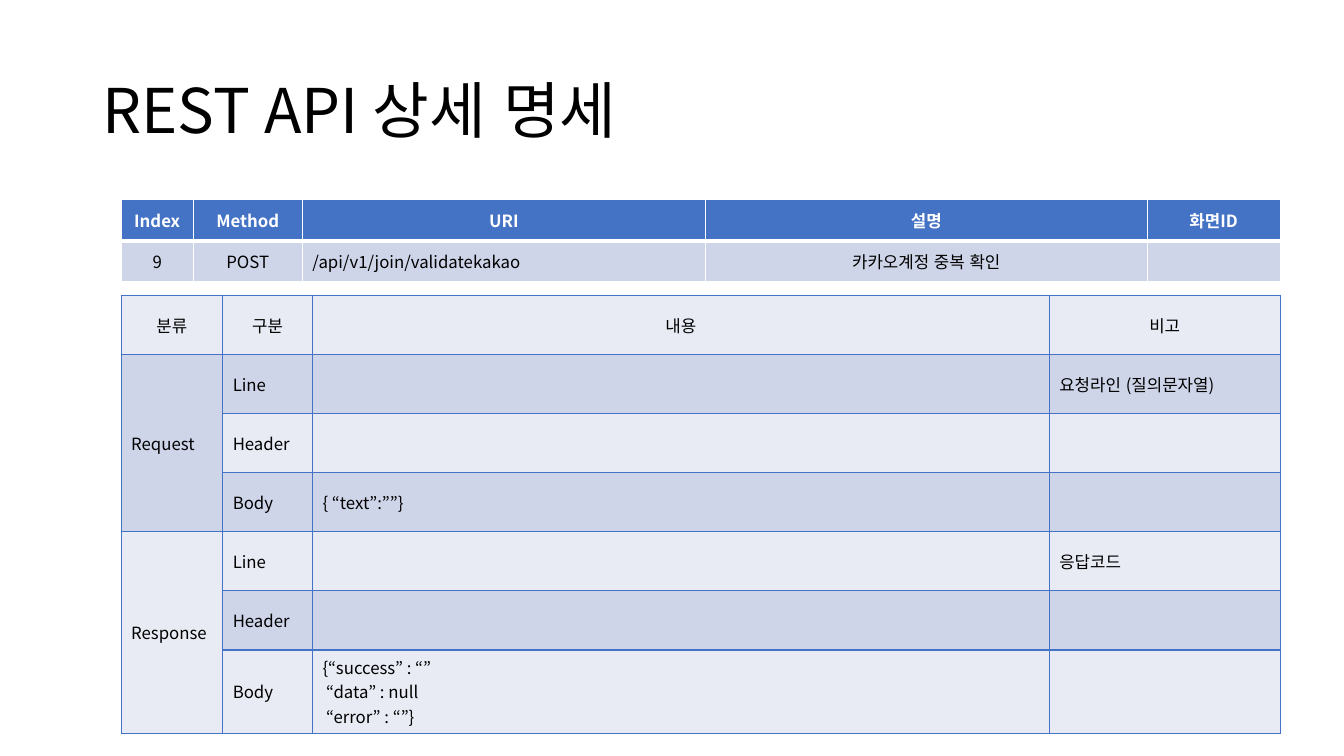
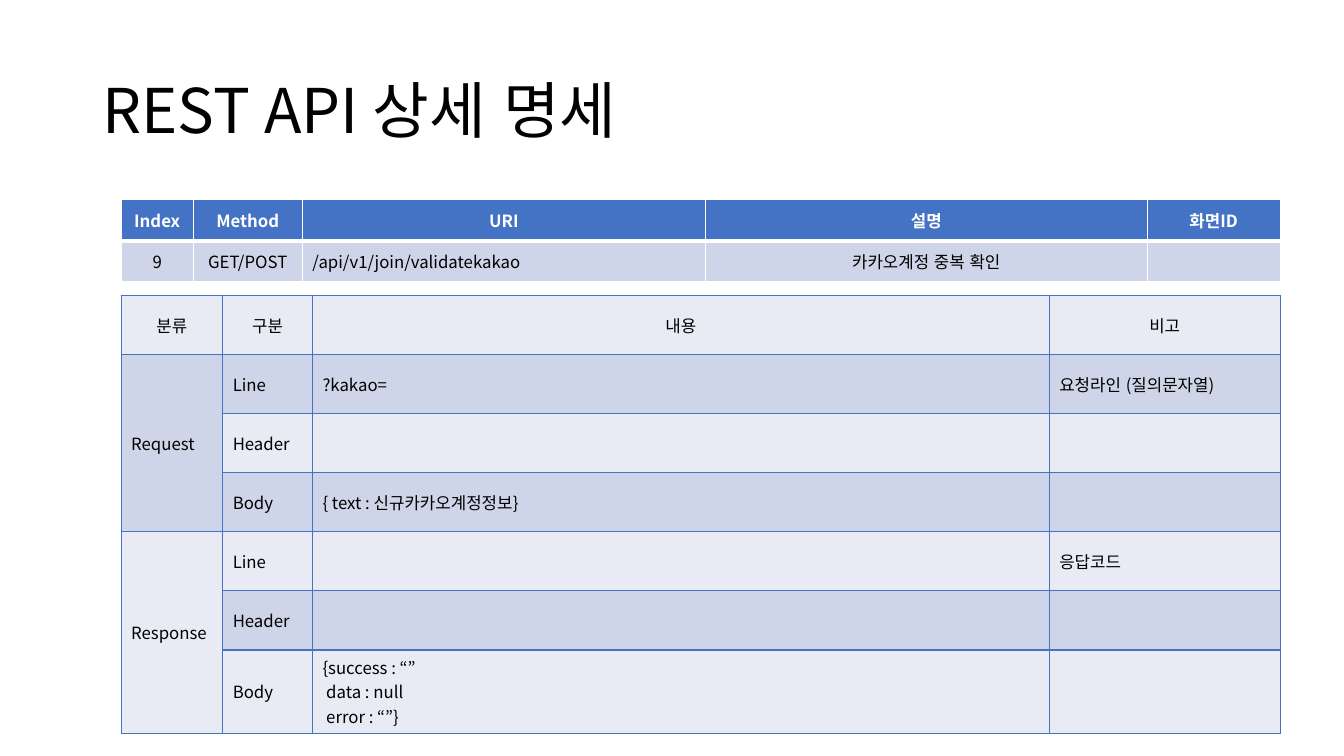
Before and after one commit to sujidaddy/workspace_miniproject, a slide deck: slide 31 of 미니프로젝트계획서제출용.pptx. Drawn at 1344x756 pixels with LibreOffice and Linux fonts; fonts in the diff are those of the drawing. Boxes give left, top, right and bottom in pixels: in the first picture for what was removed or moved away, otherwise in the second. Text is boxed around its words. In the diff, an @@ line names an element or a change of style, - is before the commit and + after.

```diff
--- a/미니프로젝트계획서제출용.pptx
+++ b/미니프로젝트계획서제출용.pptx
@@ table at (121,200,1280,281) @@
-row 2, column 2: POST
+row 2, column 2: GET/POST
@@ table at (121,295,1280,728) @@
-row 2, column 3: 
+row 2, column 3: ?kakao=
-row 4, column 3: { “text”:””}
+row 4, column 3: { text : 신규카카오계정정보}
-row 7, column 3: {“success” : “” “data” : null / “error” : “”}
+row 7, column 3: {success : “” data : null / error : “”}
```
Also in this commit, not shown: 14 other slides changed, 5 other files.
